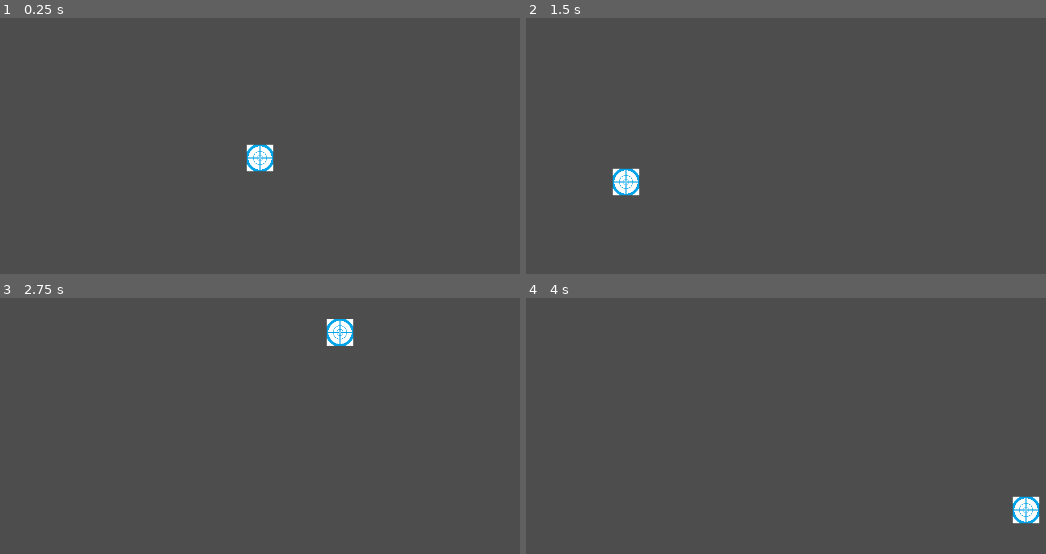
Above: before the commit, frames 1-4 (two rows, left to right).
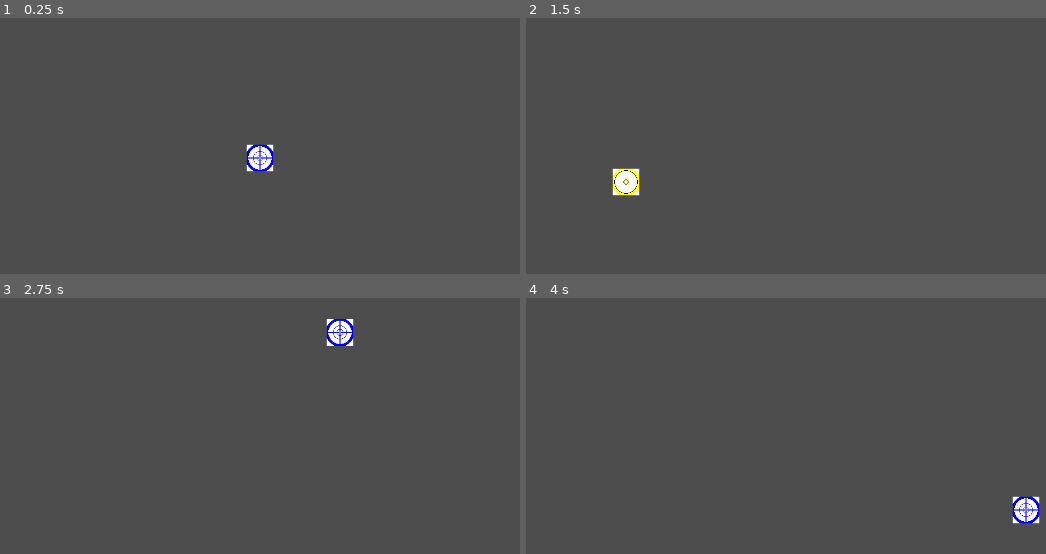
Above: after the commit, the same moments.

Repository: CISC204-S26/final-project-team-4
Game: Godot game, scene res://Scenes/test.tscn
Same seed, same stepped clock (60 frames per second), same inputs: the game is played once before the commit and once after it.
Inputs (mouse positions are in pixels of both pictures, inside the frame that each line leads up to):
- Up to frame 1 (0.25 s): no input
- Up to frame 2 (1.5 s): tap Enter at 0.5 s; move the mouse to (962, 133) at 0.52 s; tap Mouse wheel down (scroll_down) at 0.6 s; tap Mouse wheel up (scroll_up) at 0.8, 1.35 s; tap Space at 1.25 s; move the mouse to (624, 181) at 1.27 s
- Up to frame 3 (2.75 s): tap Mouse wheel down (scroll_down) at 1.55, 2.1 s; tap Enter at 2 s; move the mouse to (338, 331) at 2.02 s; tap Mouse wheel up (scroll_up) at 2.3 s
- Up to frame 4 (4 s): tap Space at 2.75 s; move the mouse to (744, 533) at 2.77 s; tap Mouse wheel up (scroll_up) at 2.85, 3.8 s; tap Mouse wheel down (scroll_down) at 3.05, 3.6 s; tap Enter at 3.5 s; move the mouse to (1025, 510) at 3.52 s

The runs differ from the first frame. In frame 1, 0.3% of the frame differs, in the area x 47-53%, y 49-61%; in frame 2, 0.3%, in the area x 16-22%, y 58-70%; in frame 3, 0.3%; in frame 4, 0.3%.

Commit message:
mode switch
made the crosshair switch modes

Diff:
--- a/final_project_all_together_now/Scenes/mouse.tscn
+++ b/final_project_all_together_now/Scenes/mouse.tscn
@@ -2,6 +2,8 @@
 
 [ext_resource type="Script" uid="uid://c1uhqsj6vue6g" path="res://Scripts/mouse.gd" id="1_dev0r"]
 [ext_resource type="Texture2D" uid="uid://cpfhw2pxea38v" path="res://Art/Crosshair1.png" id="2_3ber4"]
+[ext_resource type="Texture2D" uid="uid://bywtyghdw7c2b" path="res://Art/Crosshair2.png" id="3_kxv04"]
+[ext_resource type="Texture2D" uid="uid://cedv1x66ouiew" path="res://Art/Crosshair3.png" id="4_2q34x"]
 
 [sub_resource type="CircleShape2D" id="CircleShape2D_ivshb"]
 radius = 25.0
@@ -12,5 +14,13 @@
 [node name="CollisionShape2D" type="CollisionShape2D" parent="." unique_id=427224373]
 shape = SubResource("CircleShape2D_ivshb")
 
-[node name="Sprite2D" type="Sprite2D" parent="." unique_id=1642026241]
+[node name="Crosshair1" type="Sprite2D" parent="." unique_id=1642026241]
 texture = ExtResource("2_3ber4")
+
+[node name="Crosshair2" type="Sprite2D" parent="." unique_id=1956148834]
+visible = false
+texture = ExtResource("3_kxv04")
+
+[node name="Crosshair3" type="Sprite2D" parent="." unique_id=765865152]
+visible = false
+texture = ExtResource("4_2q34x")
--- a/final_project_all_together_now/Scripts/mouse.gd
+++ b/final_project_all_together_now/Scripts/mouse.gd
@@ -12,11 +12,31 @@
 # Called every frame. 'delta' is the elapsed time since the previous frame.
 func _process(delta: float) -> void:
 	follow_mouse()
+	if Input.is_action_just_pressed("scroll_up"):
+		swap_modes(1)
+	if Input.is_action_just_pressed("scroll_down"):
+		swap_modes(-1)
 
 
 func follow_mouse():
 	position = get_global_mouse_position()
 
 
-func swap_modes():
-	pass
+func swap_modes(mode):
+	current_mode = current_mode + mode
+	if current_mode > 3:
+		current_mode = 1
+	if current_mode < 1:
+		current_mode = 3
+	if current_mode == 1:
+		$Crosshair1.show()
+		$Crosshair2.hide()
+		$Crosshair3.hide()
+	if current_mode == 2:
+		$Crosshair1.hide()
+		$Crosshair2.show()
+		$Crosshair3.hide()
+	if current_mode == 3:
+		$Crosshair1.hide()
+		$Crosshair2.hide()
+		$Crosshair3.show()
--- a/final_project_all_together_now/project.godot
+++ b/final_project_all_together_now/project.godot
@@ -43,9 +43,6 @@
 "events": [Object(InputEventMouseButton,"resource_local_to_scene":false,"resource_name":"","device":-1,"window_id":0,"a …(253 unchanged characters)…
 ]
 }
-
-[input]
-
 move_right={
 "deadzone": 0.2,
 "events": [Object(InputEventKey,"resource_local_to_scene":false,"resource_name":"","device":0,"window_id":0,"alt_presse …(189 unchanged characters)…
Binary file changed: final_project_all_together_now/Art/Crosshair1.png
Binary file added: final_project_all_together_now/Art/Crosshair2.png
Not shown, added: final_project_all_together_now/Art/Crosshair2.png.import
Binary file added: final_project_all_together_now/Art/Crosshair3.png
Not shown, added: final_project_all_together_now/Art/Crosshair3.png.import
